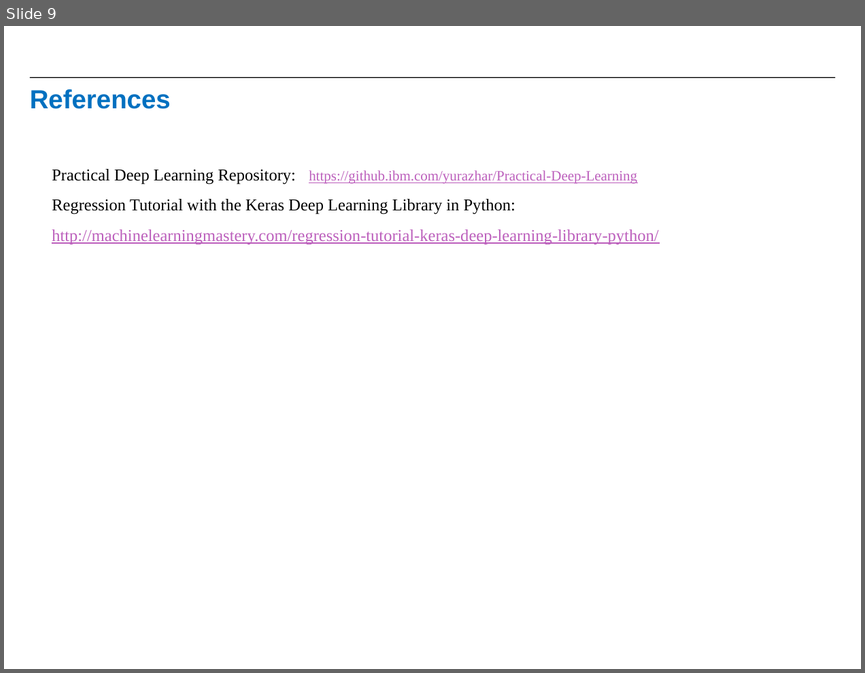
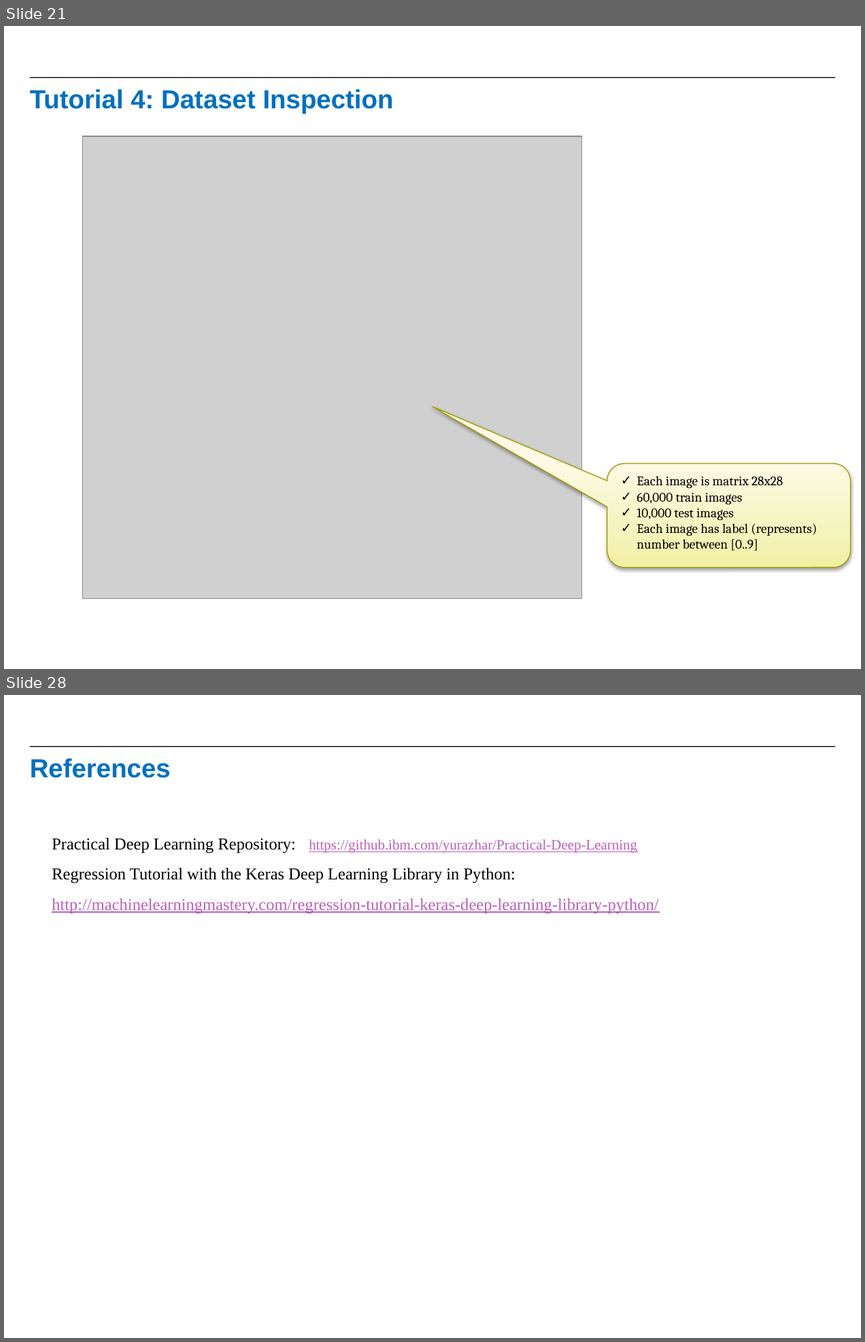
Before and after one commit to raanonr/practicals, a slide deck: PracticalKeras_Tutorials.pptx. Shown one above the other, each under a label of ours: slide 9 before the commit, slides 21 and 28 after it; the slides between them are not shown. The pictures are 865x673 and 865x1342 pixels, drawn with LibreOffice and Linux fonts; fonts in the diff are those of the drawing; grey boxes stand for pictures; background and template pictures are left out. Boxes give left, top, right and bottom in pixels: in the first picture for what was removed or moved away, otherwise in the second. Text is boxed around its words. In the diff, an @@ line names an element or a change of style, - is before the commit and + after.

Commit message:
Completed 5 tutorials

```diff
--- a/PracticalKeras_Tutorials.pptx
+++ b/PracticalKeras_Tutorials.pptx
@@ slide 21 added at <box>4,26,861,669</box>, background #FFFFFF; not listed: 1 template element that a slide beside it also shows @@
@@ title added at <box>30,89,394,113</box>, 22 pt, text #0070C0, bold @@
+Tutorial 4: Dataset Inspection
@@ picture added at <box>83,135,582,597</box> @@
@@ rounded speech box added at <box>607,463,851,567</box>, fill gradient #F2F0A2 to #F5F3BF to #FCFBE6, outline #A09E00 0.75 pt, 11 pt, text #000000 @@
+✓ Each image is matrix 28x28
+✓ 60,000 train images
+✓ 10,000 test images
+✓ Each image has label (represents) number between [0..9]
@@ what was slide 9 is now slide 28 @@
```
Also in this commit, not shown: 4 slides changed, 18 other slides added.
